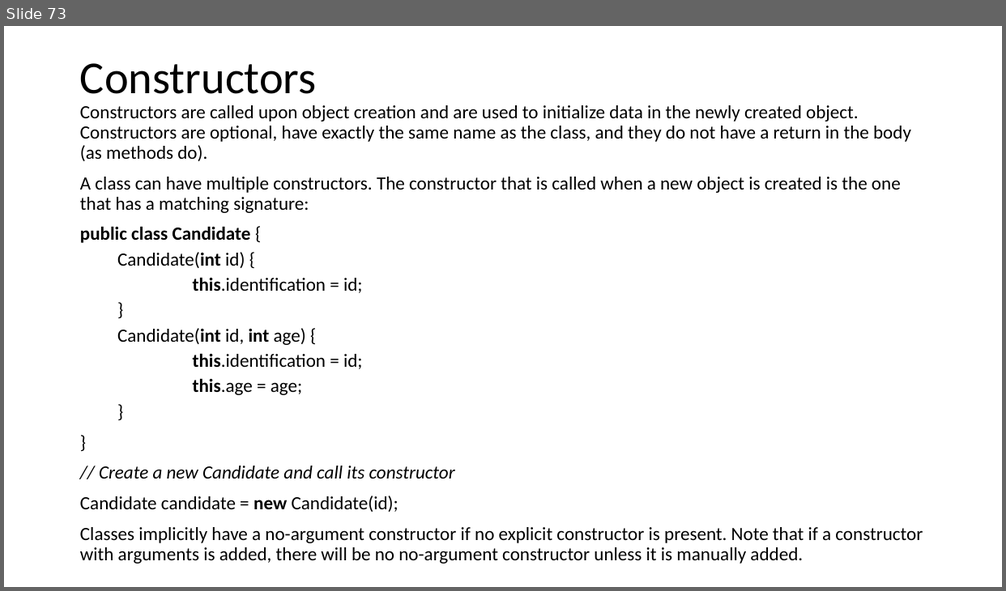
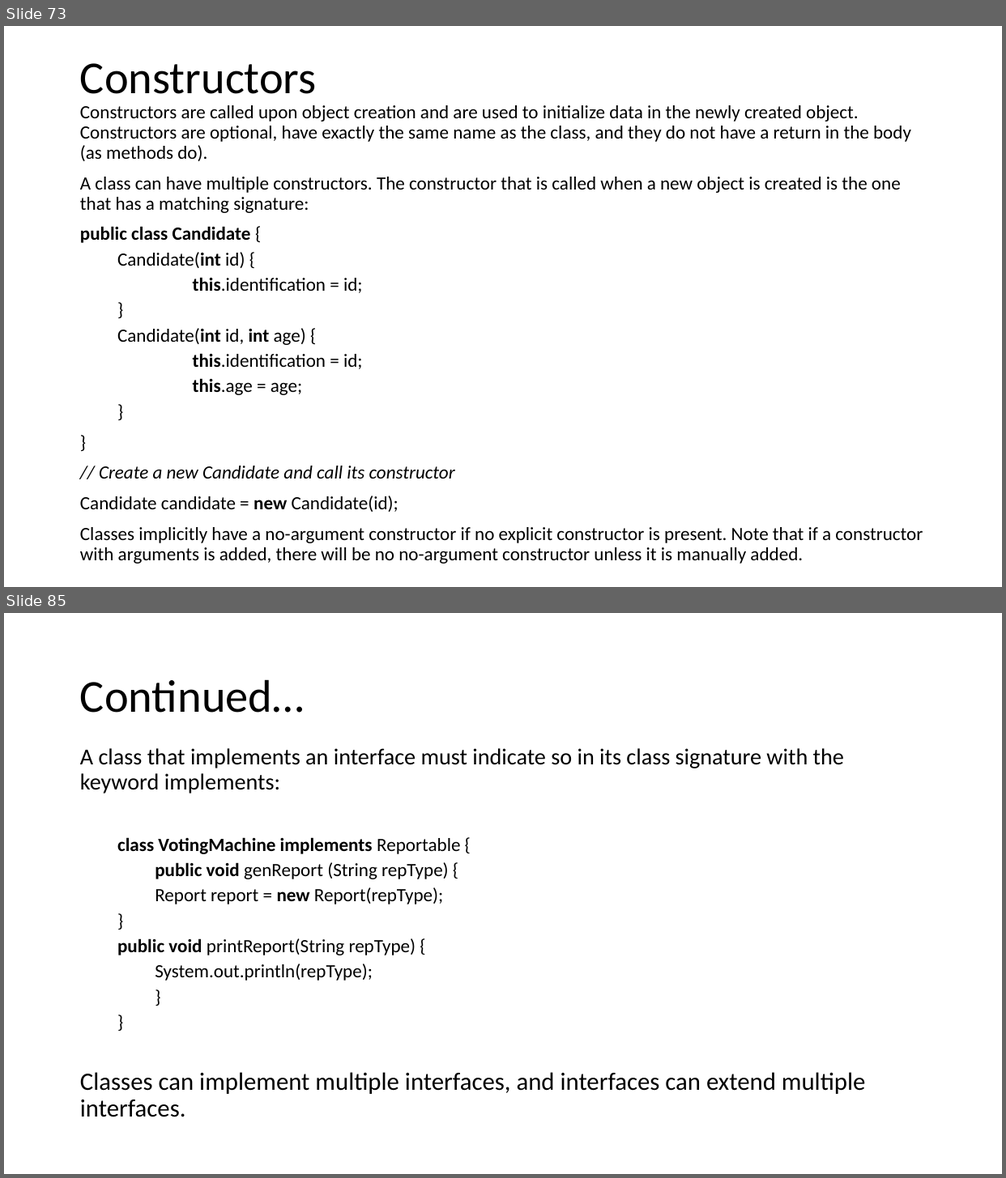
Before and after one commit to VeerababuK/Core-Java, a slide deck: Java Basics.pptx. Shown one above the other, each under a label of ours: slide 73 before the commit, slides 73 and 85 after it; the slides between them are not shown. The pictures are 1006x591 and 1006x1178 pixels, drawn with LibreOffice and Linux fonts; fonts in the diff are those of the drawing. Boxes give left, top, right and bottom in pixels: in the first picture for what was removed or moved away, otherwise in the second. Text is boxed around its words. In the diff, an @@ line names an element or a change of style, - is before the commit and + after.

```diff
--- a/Java Basics.pptx
+++ b/Java Basics.pptx
@@ slide 85 added at box(4, 613, 1002, 1174), background #FFFFFF @@
@@ title added at box(80, 679, 304, 713), 44 pt, text #000000 @@
+Continued…
@@ text added at box(80, 748, 866, 1118), 18 pt, text #000000 @@
+A class that implements an interface must indicate so in its class signature with the keyword implements:
+  class VotingMachine implements Reportable {
+    public void genReport (String repType) {
+    Report report = new Report(repType);
+  }
+  public void printReport(String repType) {
+    System.out.println(repType);
+    }
+  }
+Classes can implement multiple interfaces, and interfaces can extend multiple interfaces.
```
Also in this commit, not shown: 39 other slides added.
